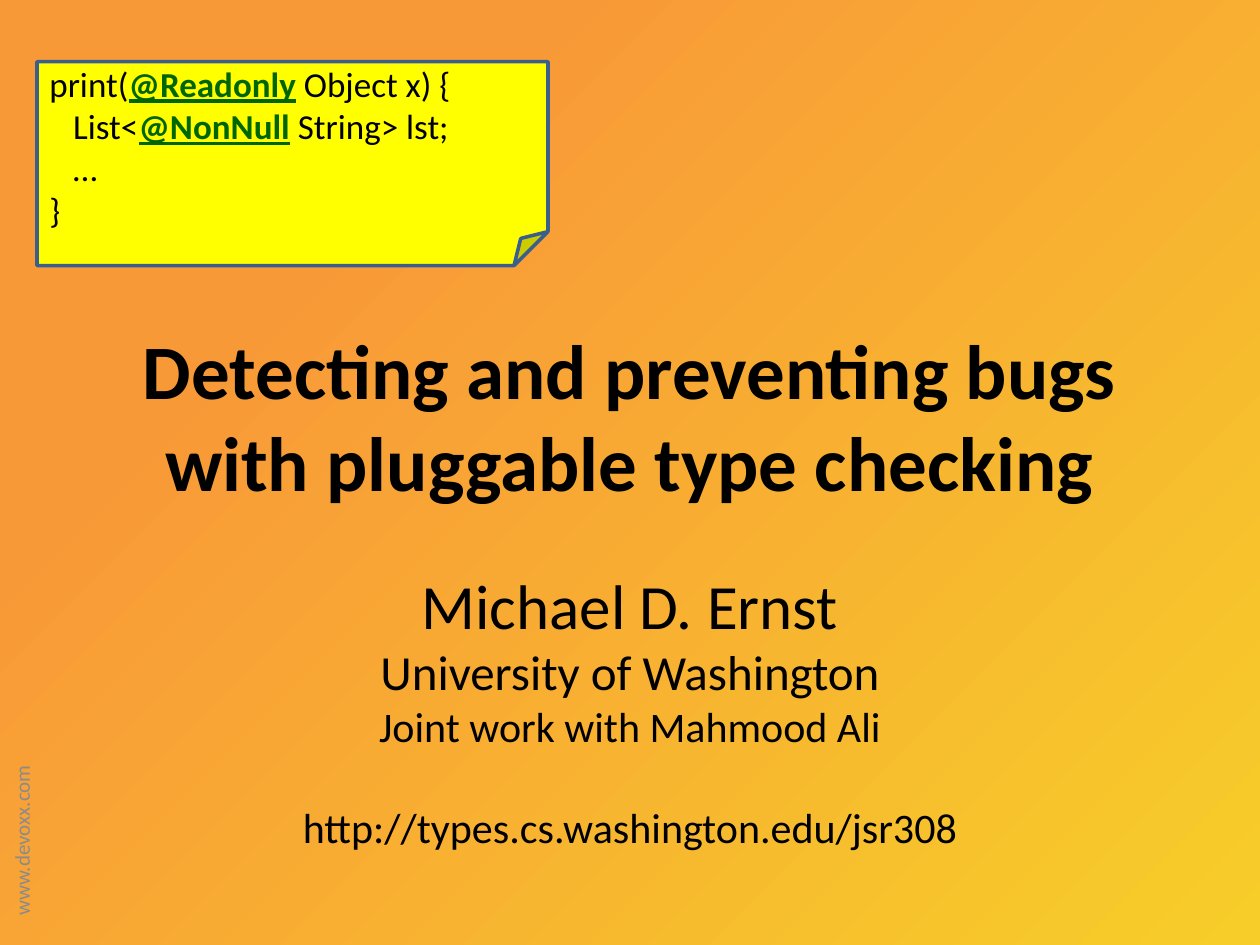
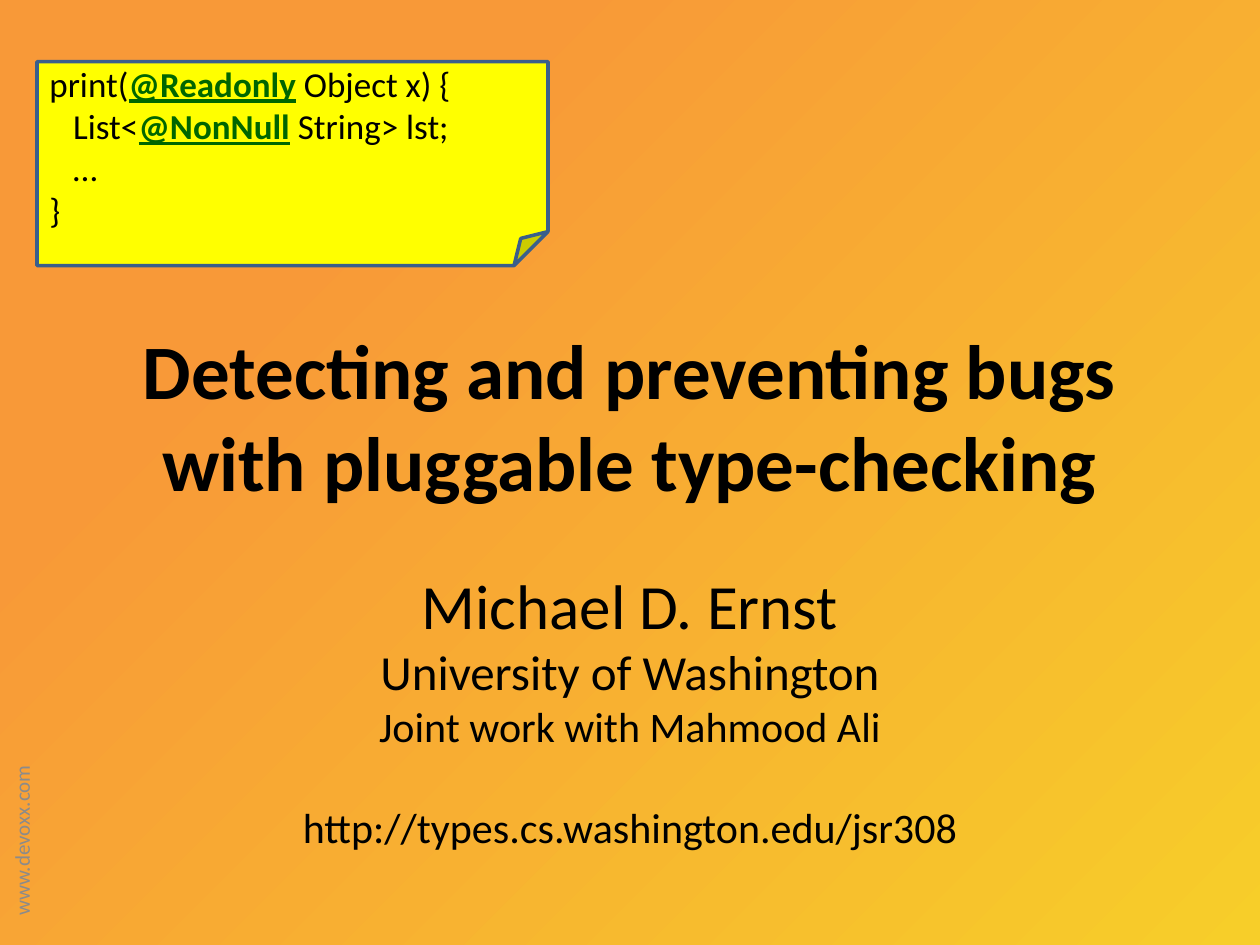
Before and after one commit to reprogrammer/checker-framework, a slide deck: slide 1 of demos/nonnull-interned-demo/checkers-demo-200911-devoxx.pptx. Drawn at 1260x945 pixels with LibreOffice and Linux fonts; fonts in the diff are those of the drawing. Boxes give left, top, right and bottom in pixels: in the first picture for what was removed or moved away, otherwise in the second. Text is boxed around its words. In the diff, an @@ line names an element or a change of style, - is before the commit and + after.

```diff
--- a/demos/nonnull-interned-demo/checkers-demo-200911-devoxx.pptx
+++ b/demos/nonnull-interned-demo/checkers-demo-200911-devoxx.pptx
@@ text at <box>143,345,1116,504</box>: text changed @@
-Detecting and preventing bugs
-with pluggable type checking
+Detecting and preventing bugs
+with pluggable type-checking
```
Also in this commit, not shown: 9 other slides changed.
